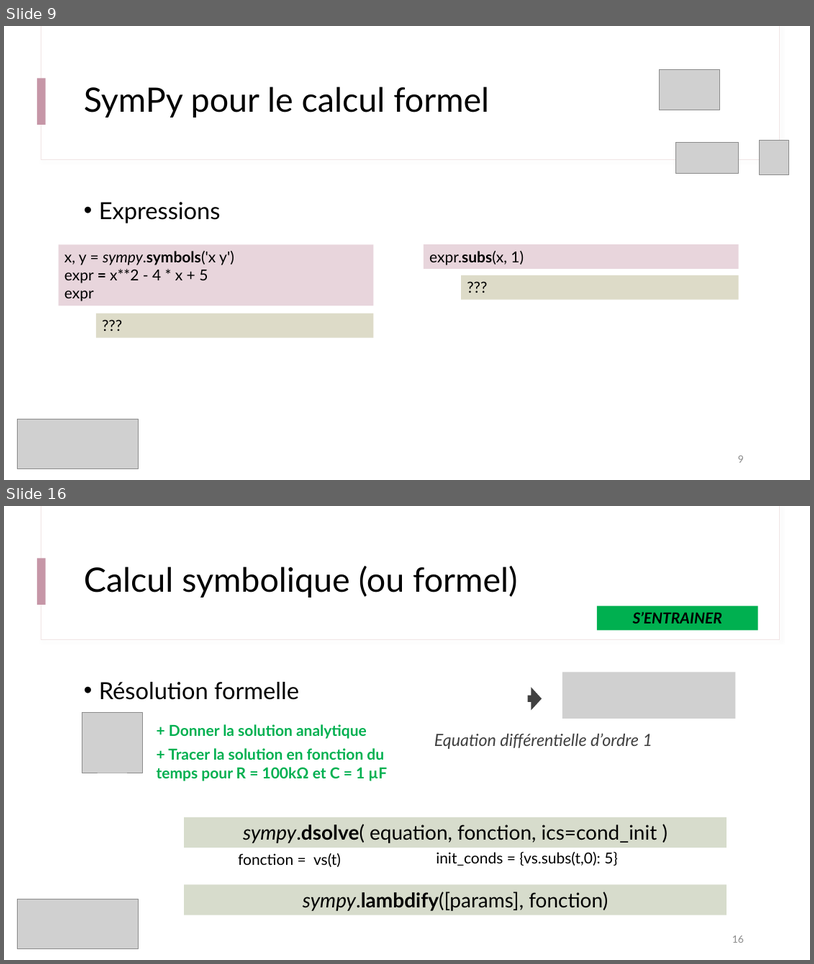
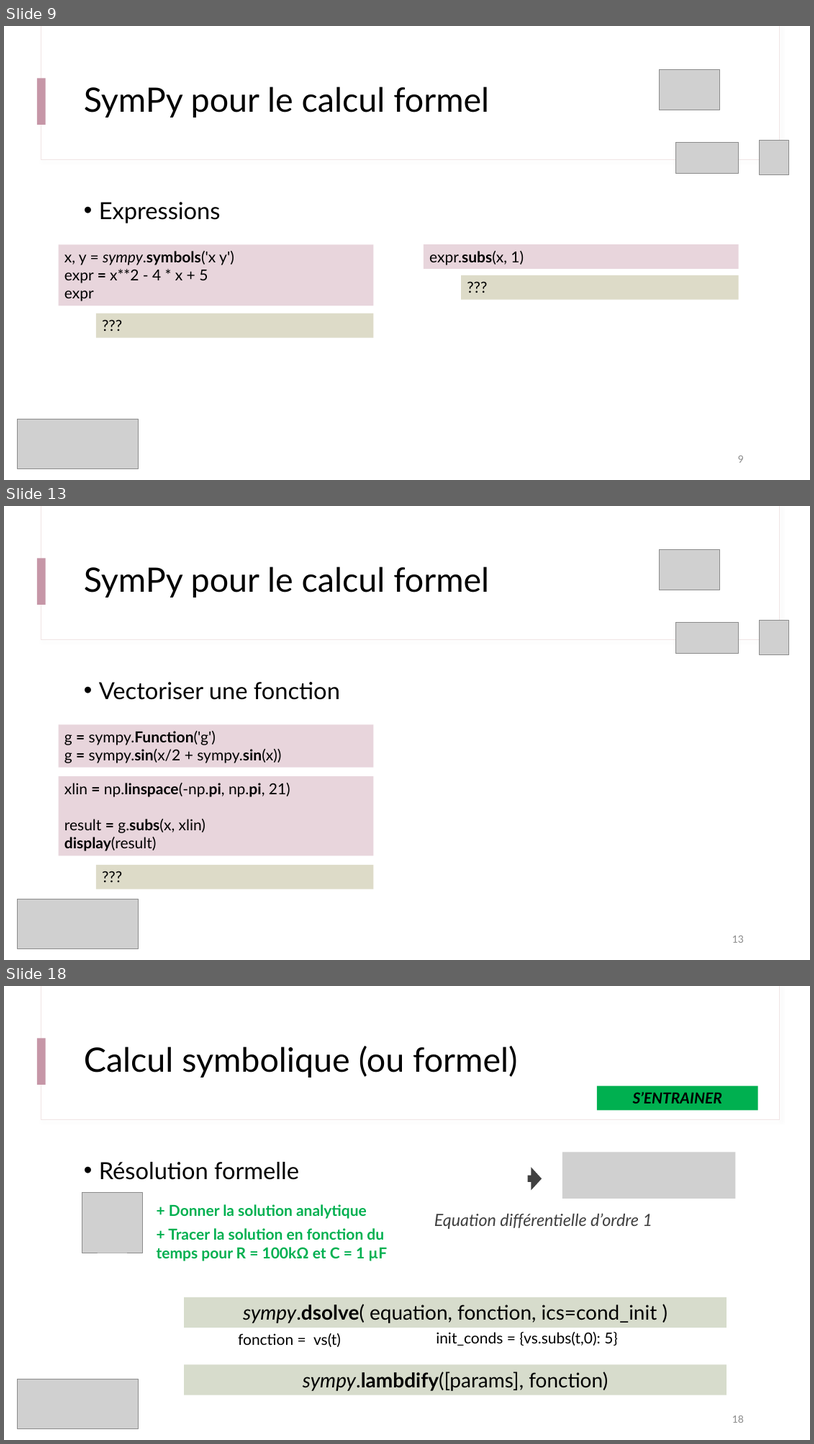
Before and after one commit to IOGS-Digital-Methods/semester-5, a slide deck: outils_numeriques/b1_methodes_numeriques/seance2_equation_diff/B1_s2_1_Approche_Symbolique.pptx. Shown one above the other, each under a label of ours: slides 9 and 16 before the commit, slides 9, 13 and 18 after it; the slides between them are not shown. The pictures are 814x964 and 814x1444 pixels, drawn with LibreOffice and Linux fonts; fonts in the diff are those of the drawing; grey boxes stand for pictures. Boxes give left, top, right and bottom in pixels: in the first picture for what was removed or moved away, otherwise in the second. Text is boxed around its words. In the diff, an @@ line names an element or a change of style, - is before the commit and + after.

```diff
--- a/outils_numeriques/b1_methodes_numeriques/seance2_equation_diff/B1_s2_1_Approche_Symbolique.pptx
+++ b/outils_numeriques/b1_methodes_numeriques/seance2_equation_diff/B1_s2_1_Approche_Symbolique.pptx
@@ slide 13 added at (x1=4, y1=506, x2=810, y2=960), background #FFFFFF; not listed: 3 template elements that a slide beside it also shows @@
@@ title added at (x1=84, y1=566, x2=489, y2=597), 40 pt, text #000000 @@
+SymPy pour le calcul formel
@@ picture added at (x1=660, y1=549, x2=720, y2=590) @@
@@ picture added at (x1=676, y1=622, x2=739, y2=654) @@
@@ picture added at (x1=759, y1=620, x2=790, y2=655) @@
@@ text added at (x1=99, y1=682, x2=340, y2=700), 28 pt, text #000000 @@
+• Vectoriser une fonction
@@ rectangle added at (x1=59, y1=724, x2=373, y2=767), fill #E8D5DC, 18 pt, text #000000 @@
+g = sympy.Function('g')
+g = sympy.sin(x/2 + sympy.sin(x))
@@ rectangle added at (x1=59, y1=777, x2=373, y2=856), fill #E8D5DC, 18 pt, text #000000 @@
+xlin = np.linspace(-np.pi, np.pi, 21)
+result = g.subs(x, xlin)
+display(result)
@@ rectangle added at (x1=96, y1=865, x2=373, y2=889), fill #DDDBC8, 18 pt, text #000000 @@
+???
@@ picture added at (x1=17, y1=898, x2=139, y2=948) @@
@@ page number added at (x1=733, y1=935, x2=744, y2=942), 12 pt, text #8C8C8C @@
+13
@@ what was slide 16 is now slide 18 @@
@@ page number at (x1=733, y1=1415, x2=744, y2=1422): text changed @@
-16
+18
```
Also in this commit, not shown: 4 slides changed, 1 other slide added, 3 other files.
